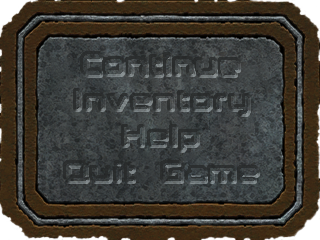
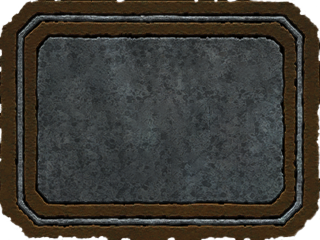
The second w=320, h=240 image is a revision of the first. Changes to its layers:
hid "Layer 1 copy" over [63, 51, 260, 184]
